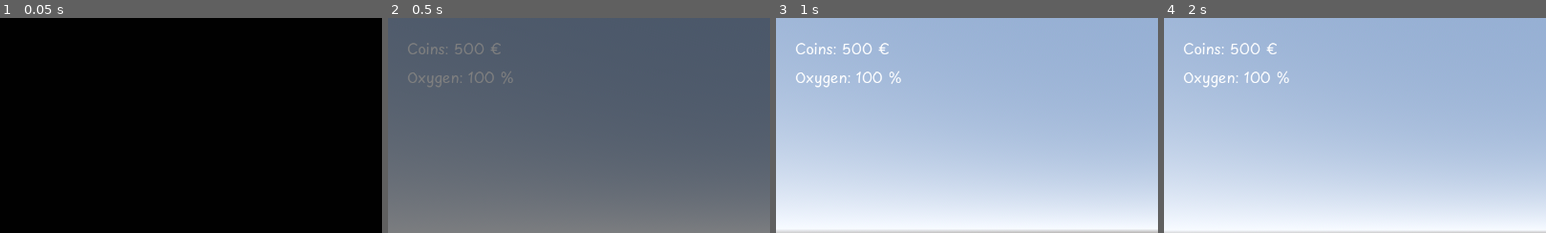
Above: before the commit, frames 1-4 (left to right).
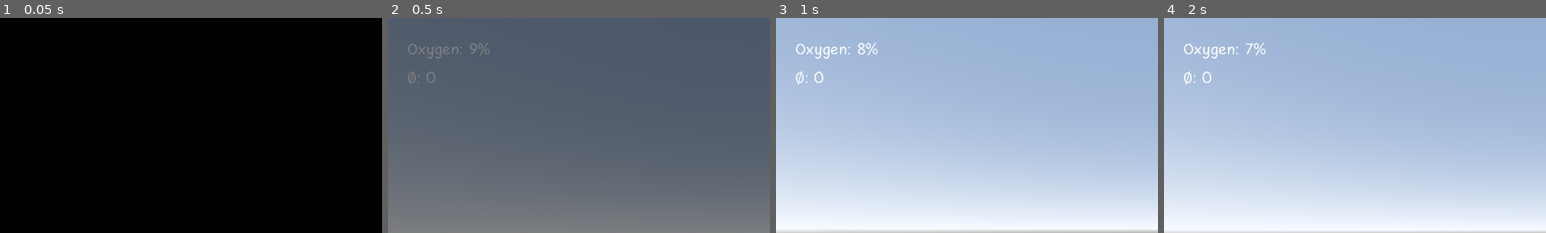
Above: after the commit, the same moments.

Repository: dzejpi/rooted-deep
Game: Godot game, scene res://scenes/test/test_scene.tscn
Two runs of this game, one before a commit and one after it. Both use one fixed random seed, a clock stepped at 60 frames per second and the inputs below. This scene is started directly instead of the project's main scene.
Inputs (mouse positions are % of the whole screen's width and height, from its top left):
- Up to frame 1 (0.05 s): no input
- Up to frame 2 (0.5 s): no input
- Up to frame 3 (1 s): move the mouse to (49, 52) at 0.52 s; hold E (dialog_forward) from 0.53 s (still down); hold Ctrl (move_crouch) from 0.53 s (still down); tap Space (move_jump) at 0.77 s
- Up to frame 4 (2 s): keep holding E (dialog_forward); tap Enter at 1.25 s; move the mouse to (57, 51) at 1.27 s; release Ctrl (move_crouch) at 1.28 s; tap Shift (move_sprint) at 1.35 s; tap Space (move_jump) at 1.52 s
The pictures show only the part of the screen within x 0-50%, y 0-50%; the shares and areas given below are measured in that part.

Frame 1 is identical in both runs. In frame 2, 0.7% of the frame differs, in the area x 5-33%, y 11-32%; in frame 3, 1.1%; in frame 4, 1.1%, in the area x 5-33%, y 11-33%.

Commit message:
Added the logic for depleting and gaining oxygen, for game over, added missing scripts to game over scene, added high score.

Diff:
--- a/scenes/game_ui/game_over_scene.tscn
+++ b/scenes/game_ui/game_over_scene.tscn
@@ -1,7 +1,8 @@
-[gd_scene load_steps=11 format=3 uid="uid://lidxun3v1u3h"]
+[gd_scene load_steps=12 format=3 uid="uid://lidxun3v1u3h"]
 
 [ext_resource type="Theme" uid="uid://dspldtxph4ut" path="res://themes/header_theme.tres" id="1_g00iu"]
 [ext_resource type="Texture2D" uid="uid://dacbuha8ns5jn" path="res://assets/sprites/menu_buttons/menu_btn_normal.png" id="1_vgfvs"]
+[ext_resource type="Script" path="res://scripts/game_ui/game_over_scene.gd" id="1_xsb40"]
 [ext_resource type="Theme" uid="uid://5cp3idadbxgk" path="res://themes/regular_text_theme.tres" id="2_3vq61"]
 [ext_resource type="Texture2D" uid="uid://86c0wvxvogwi" path="res://assets/sprites/menu_buttons/menu_btn_pressed.png" id="2_mcyt0"]
 [ext_resource type="Texture2D" uid="uid://d137crrs2egx8" path="res://assets/sprites/menu_buttons/menu_btn_hover.png" id="3_bj0d4"]
@@ -12,6 +13,7 @@
 [ext_resource type="Script" path="res://scripts/game_ui/button_main_menu.gd" id="7_wl5wd"]
 
 [node name="GameOverScene" type="Node2D"]
+script = ExtResource("1_xsb40")
 
 [node name="GameOverLabel" type="Label" parent="."]
 offset_top = 64.0
--- a/scenes/player/player_floating_scene.tscn
+++ b/scenes/player/player_floating_scene.tscn
@@ -1,10 +1,11 @@
-[gd_scene load_steps=9 format=3 uid="uid://5w17t4cy1s3a"]
+[gd_scene load_steps=10 format=3 uid="uid://5w17t4cy1s3a"]
 
 [ext_resource type="Script" path="res://scripts/player/player_floating_scene.gd" id="1_bkq84"]
 [ext_resource type="PackedScene" uid="uid://8rjjgn7r2g22" path="res://scenes/game_ui/game_pause_scene.tscn" id="2_u7ylh"]
 [ext_resource type="PackedScene" uid="uid://lidxun3v1u3h" path="res://scenes/game_ui/game_over_scene.tscn" id="3_jljb4"]
 [ext_resource type="PackedScene" uid="uid://cpoy7p032mikq" path="res://scenes/game_ui/game_won_scene.tscn" id="4_23rr2"]
 [ext_resource type="PackedScene" uid="uid://d0k77qlot24nc" path="res://scenes/game_ui/typewriter_dialog_scene.tscn" id="5_pf534"]
+[ext_resource type="Script" path="res://scripts/game_ui/game_won_scene.gd" id="6_gmia8"]
 [ext_resource type="PackedScene" uid="uid://uqsnfk54cjss" path="res://scenes/game_ui/player_tooltip.tscn" id="6_utufl"]
 [ext_resource type="Theme" uid="uid://5cp3idadbxgk" path="res://themes/regular_text_theme.tres" id="7_gyubv"]
 
@@ -39,6 +40,7 @@
 
 [node name="GameWonScene" parent="PlayerUI/GameEnd" instance=ExtResource("4_23rr2")]
 visible = false
+script = ExtResource("6_gmia8")
 
 [node name="GameUI" type="Node" parent="PlayerUI"]
 
@@ -47,20 +49,20 @@
 [node name="PlayerTooltip" parent="PlayerUI/GameUI" instance=ExtResource("6_utufl")]
 position = Vector2(0, 392)
 
-[node name="Stats" type="Node" parent="PlayerUI"]
+[node name="PlayerUi" type="Node2D" parent="PlayerUI"]
 
-[node name="CurrencyLabel" type="Label" parent="PlayerUI/Stats"]
+[node name="CurrencyLabel" type="Label" parent="PlayerUI/PlayerUi"]
+offset_left = 32.0
+offset_top = 80.0
+offset_right = 116.0
+offset_bottom = 118.0
+theme = ExtResource("7_gyubv")
+text = "500 ∅"
+
+[node name="OxygenLabel" type="Label" parent="PlayerUI/PlayerUi"]
 offset_left = 32.0
 offset_top = 32.0
-offset_right = 102.0
+offset_right = 210.0
 offset_bottom = 70.0
 theme = ExtResource("7_gyubv")
-text = "Coins: 500 €"
-
-[node name="OxygenLabel" type="Label" parent="PlayerUI/Stats"]
-offset_left = 32.0
-offset_top = 80.0
-offset_right = 126.0
-offset_bottom = 118.0
-theme = ExtResource("7_gyubv")
 text = "Oxygen: 100 %"
--- a/scripts/game_ui/game_over_scene.gd
+++ b/scripts/game_ui/game_over_scene.gd
@@ -1,4 +1,7 @@
 extends Node2D
+
+
+@onready var score: Label = $Score
 
 
 func _ready() -> void:
@@ -6,5 +9,10 @@
 
 
 func show_game_over() -> void:
+	update_game_over_label()
 	show()
 	Input.set_mouse_mode(Input.MOUSE_MODE_VISIBLE)
+
+
+func update_game_over_label() -> void:
+	score.text = "You generated " + str(GlobalVar.current_profits) + "∅ of profits for your shareholders."
--- a/scripts/global/global_var.gd
+++ b/scripts/global/global_var.gd
@@ -19,6 +19,9 @@
 
 # General game active state
 var is_game_active: bool = true
+
+var current_profits = 0
+var highest_profits = 0
 
 
 func play_music() -> void:
@@ -74,3 +77,8 @@
 		is_game_active = false
 	else:
 		is_game_active = true
+
+
+func update_high_score() -> void:
+	if current_profits > highest_profits:
+		highest_profits = current_profits
--- a/scripts/player/player_floating_scene.gd
+++ b/scripts/player/player_floating_scene.gd
@@ -13,6 +13,10 @@
 
 @onready var game_over_scene: Node2D = $PlayerUI/GameEnd/GameOverScene
 @onready var game_won_scene: Node2D = $PlayerUI/GameEnd/GameWonScene
+
+@onready var player_ui: Node2D = $PlayerUI/PlayerUi
+@onready var currency_label: Label = $PlayerUI/PlayerUi/CurrencyLabel
+@onready var oxygen_label: Label = $PlayerUI/PlayerUi/OxygenLabel
 
 
 # Get the gravity from the project settings to be synced with RigidBody nodes.
@@ -31,17 +35,37 @@
 # Last collider player looked at
 var last_looked_at: String = ""
 
+var current_currency: int = 0
+var current_oxygen: float = 10
+var is_gaining_oxygen: bool = false
+
+var oxygen_down_rate: float = 1
+var oxygen_up_rate: float = 8
+
 
 func _ready() -> void:
 	GlobalVar.reset_game()
 	TransitionOverlay.fade_out()
 	Input.set_mouse_mode(Input.MOUSE_MODE_CAPTURED)
+	# Reset score
+	GlobalVar.current_profits = 0
+	# Reset label
+	update_coins(0)
 
 
 func _input(event: InputEvent) -> void:
 	if GlobalVar.is_game_active:
 		if event is InputEventMouseMotion:
 			mouse_delta = event.relative
+
+
+func _process(delta: float) -> void:
+	toggle_ui()
+
+	if not GlobalVar.is_game_active:
+		return
+
+	update_oxygen_level(delta)
 
 
 func _physics_process(delta: float) -> void:
@@ -106,10 +130,44 @@
 
 
 func trigger_game_over() -> void:
+	GlobalVar.update_high_score()
 	GlobalVar.toggle_game_over()
 	game_over_scene.show_game_over()
 
 
 func trigger_game_won() -> void:
+	GlobalVar.update_high_score()
 	GlobalVar.toggle_game_won()
 	game_won_scene.show_game_won()
+
+
+func update_oxygen_level(delta: float) -> void:
+	if is_gaining_oxygen:
+		if current_oxygen < 100:
+			if current_oxygen >= 100.0:
+				current_oxygen = 100.0
+			else:
+				current_oxygen += oxygen_up_rate * delta
+	else:
+		current_oxygen -= oxygen_down_rate * delta
+		if current_oxygen < 0.0:
+			current_oxygen = 0.0
+			trigger_game_over()
+
+	oxygen_label.text = "Oxygen: " + str(int(current_oxygen)) + "%"
+
+
+func update_coins(amount: int) -> void:
+	current_currency += amount
+
+	# Corporation always makes money
+	GlobalVar.current_profits += abs(amount)
+
+	currency_label.text = "∅: " + str(current_currency)
+
+
+func toggle_ui() -> void:
+	if GlobalVar.is_game_active:
+		player_ui.show()
+	else:
+		player_ui.hide()
